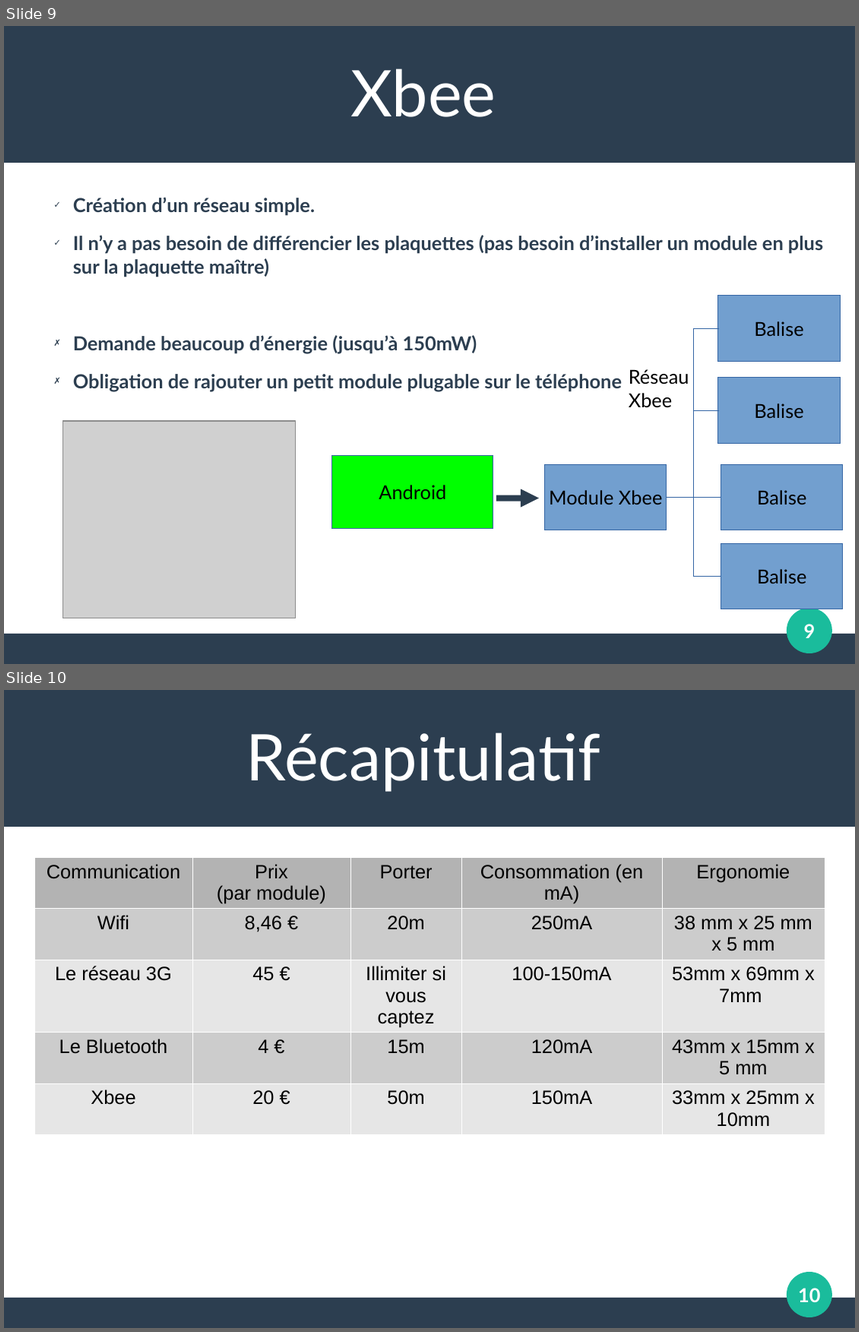
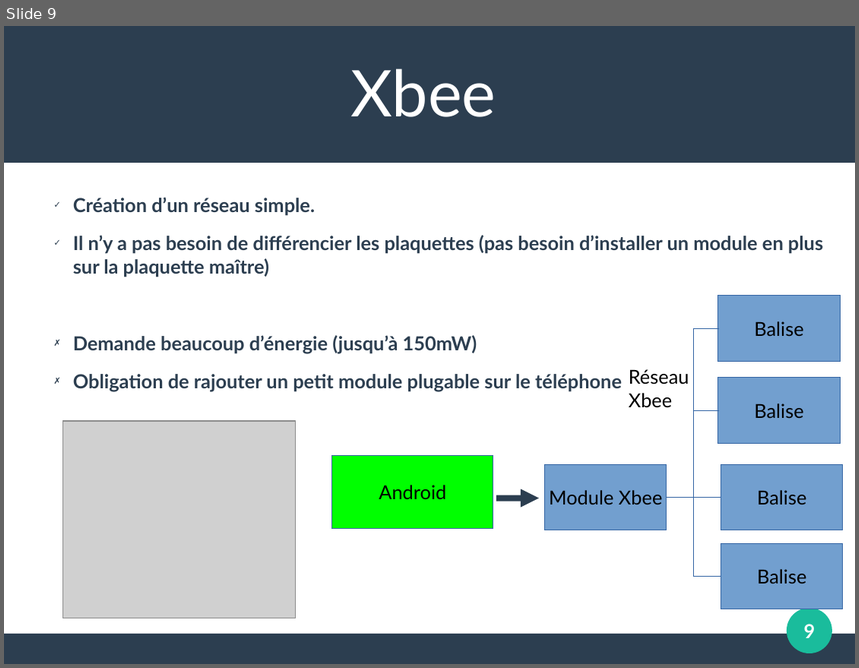
Before and after one commit to albanninou/ProjetBTS, a slide deck: Presentation premiere revue de projet.odp. Shown one above the other, each under a label of ours: slides 9 and 10 before the commit, slide 9 after it. The pictures are 859x1332 and 859x668 pixels, drawn with LibreOffice and Linux fonts; fonts in the diff are those of the drawing; grey boxes stand for pictures. Boxes give left, top, right and bottom in pixels: in the first picture for what was removed or moved away, otherwise in the second. Text is boxed around its words. In the diff, an @@ line names an element or a change of style, - is before the commit and + after.

```diff
--- a/Presentation premiere revue de projet.odp
+++ b/Presentation premiere revue de projet.odp
@@ slide 10 removed at [4, 690, 855, 1328], background #FFFFFF; not listed: 3 template elements that a slide beside it also shows @@
@@ text removed at [246, 733, 601, 792] @@
-Récapitulatif
@@ table removed at [34, 858, 825, 1135], 5 rows, 5 columns @@
-Communication | Prix / (par module) | Porter | Consommation (en mA) | Ergonomie
-Wifi | 8,46 € | 20m | 250mA | 38 mm x 25 mm x 5 mm
-Le réseau 3G | 45 € | Illimiter si vous captez | 100-150mA | 53mm x 69mm x 7mm
-Le Bluetooth | 4 € | 15m | 120mA | 43mm x 15mm x 5 mm
-Xbee | 20 € | 50m | 150mA | 33mm x 25mm x 10mm
@@ page number removed at [798, 1288, 820, 1303] @@
-10
```
Also in this commit, not shown: 8 slides added, 21 other files.
